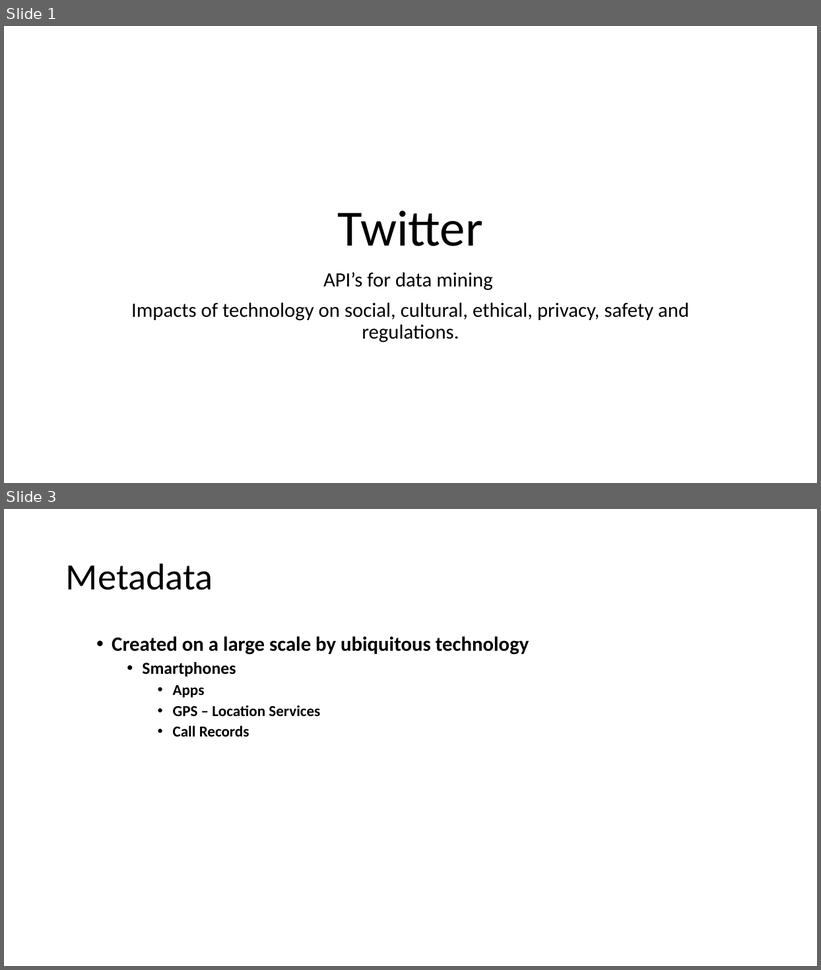
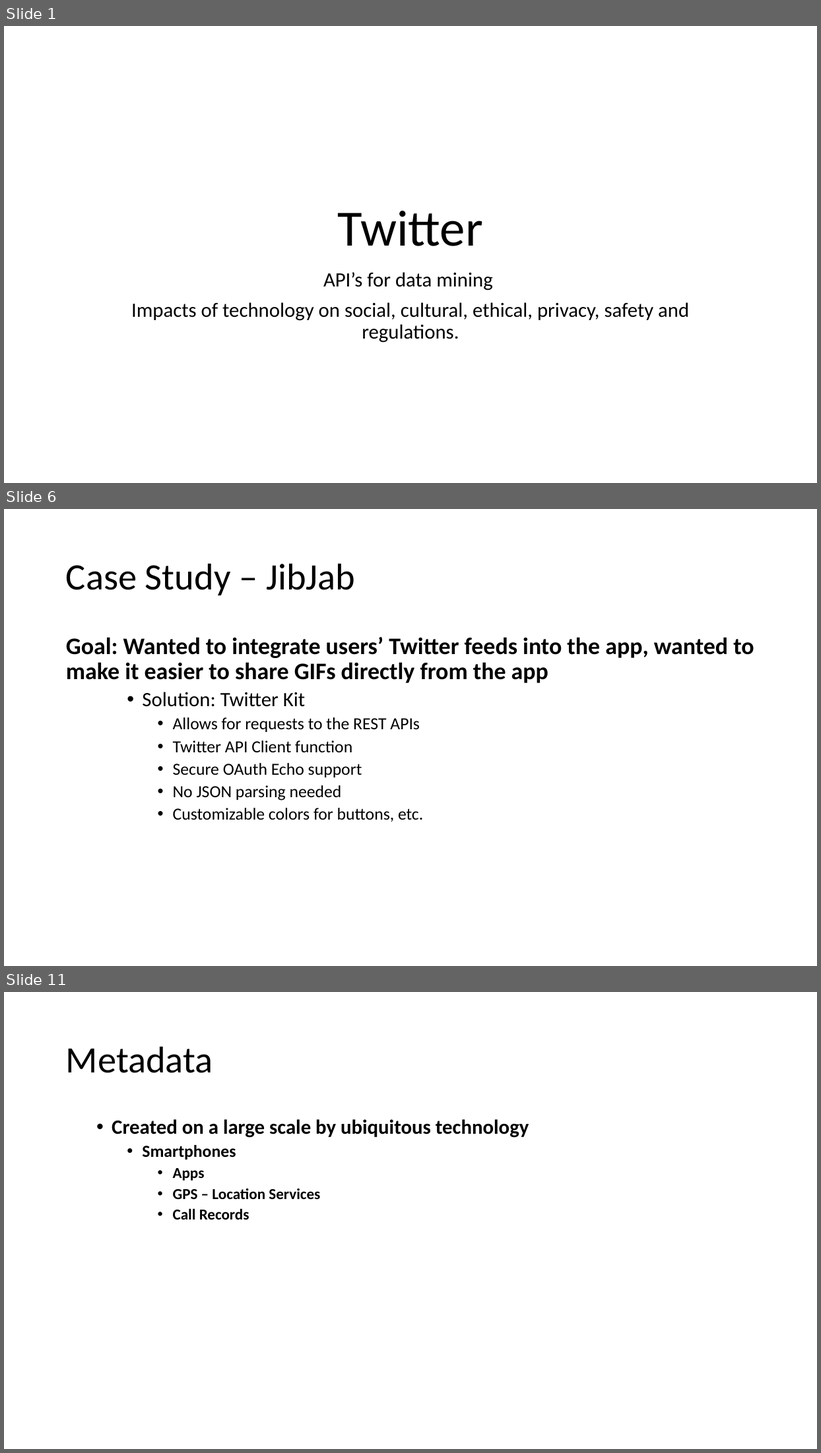
Before and after one commit to deniseygrace/COT-4935-Group-7-Project, a slide deck: Twitter.pptx. Shown one above the other, each under a label of ours: slides 1 and 3 before the commit, slides 1, 6 and 11 after it; the slides between them are not shown. The pictures are 821x970 and 821x1453 pixels, drawn with LibreOffice and Linux fonts; fonts in the diff are those of the drawing. Boxes give left, top, right and bottom in pixels: in the first picture for what was removed or moved away, otherwise in the second. Text is boxed around its words. In the diff, an @@ line names an element or a change of style, - is before the commit and + after.

```diff
--- a/Twitter.pptx
+++ b/Twitter.pptx
@@ slide 6 added at [4, 509, 817, 966], background #FFFFFF @@
@@ title added at [66, 563, 355, 595], 44 pt, text #000000 @@
+Case Study – JibJab
@@ text added at [66, 637, 754, 822], 20 pt, text #000000 @@
+  Goal: Wanted to integrate users’ Twitter feeds into the app, wanted to make it easier to share GIFs directly from the app
+    • Solution: Twitter Kit
+      • Allows for requests to the REST APIs
+      • Twitter API Client function
+      • Secure OAuth Echo support
+      • No JSON parsing needed
+      • Customizable colors for buttons, etc.
@@ what was slide 3 is now slide 11 @@
```
Also in this commit, not shown: 5 slides changed, 10 other slides added.
